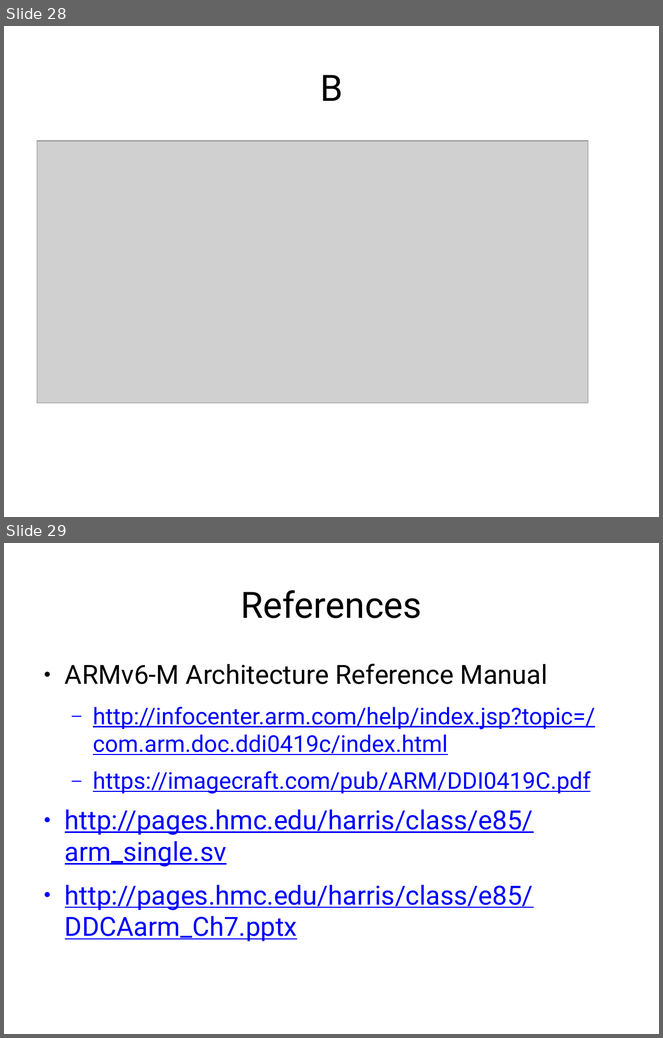
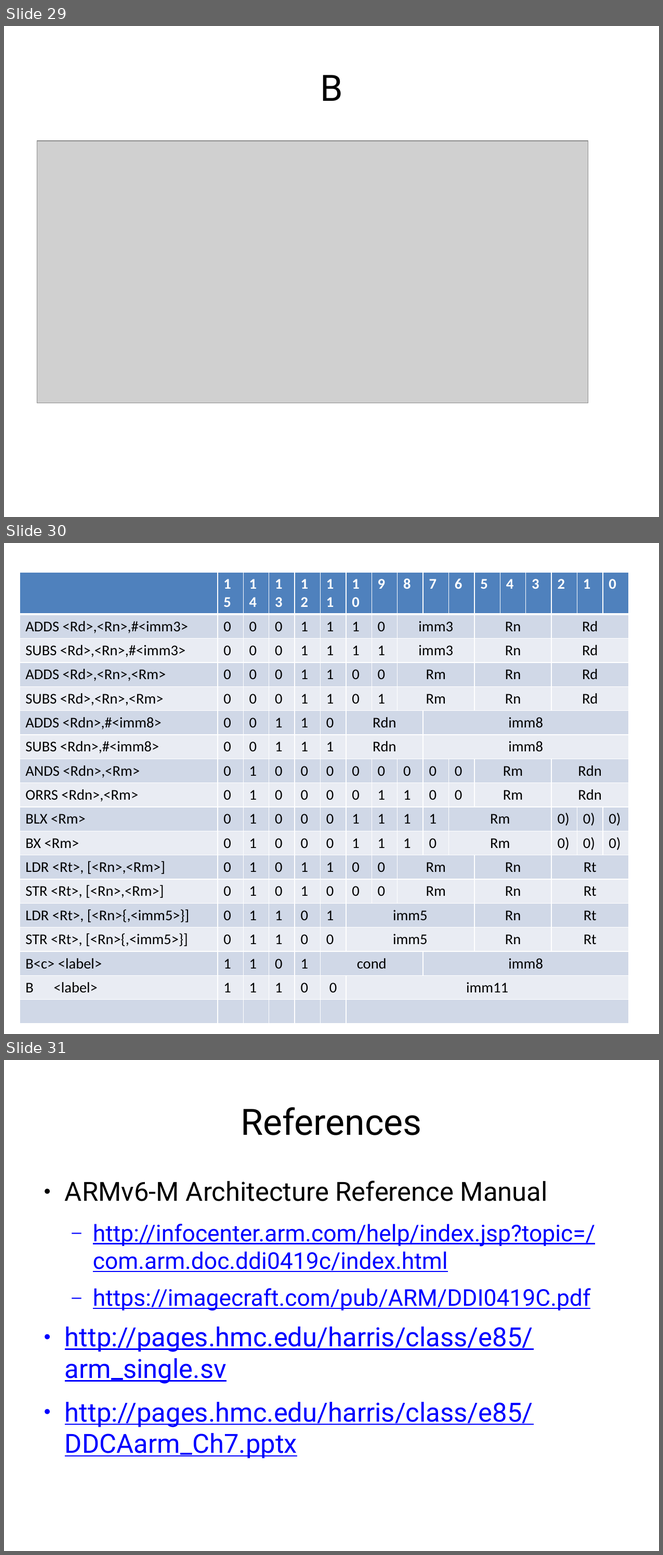
Before and after one commit to jardelufc/RISCME, a slide deck: docs/RISCME..pptx. Shown one above the other, each under a label of ours: slides 28 and 29 before the commit, slides 29, 30 and 31 after it. The pictures are 663x1038 and 663x1555 pixels, drawn with LibreOffice and Linux fonts; fonts in the diff are those of the drawing; grey boxes stand for pictures. Boxes give left, top, right and bottom in pixels: in the first picture for what was removed or moved away, otherwise in the second. Text is boxed around its words. In the diff, an @@ line names an element or a change of style, - is before the commit and + after.

```diff
--- a/docs/RISCME..pptx
+++ b/docs/RISCME..pptx
@@ slide 30 added at [4,543,659,1034], background #FFFFFF @@
@@ table added at [20,572,626,1023], 18 rows, 17 columns @@
+ | 15 | 14 | 13 | 12 | 11 | 10 | 9 | 8 | 7 | 6 | 5 | 4 | 3 | 2 | 1 | 0
+ADDS <Rd>,<Rn>,#<imm3> | 0 | 0 | 0 | 1 | 1 | 1 | 0 | imm3 |  |  | Rn |  |  | Rd |  | 
+SUBS <Rd>,<Rn>,#<imm3> | 0 | 0 | 0 | 1 | 1 | 1 | 1 | imm3 |  |  | Rn |  |  | Rd |  | 
+ADDS <Rd>,<Rn>,<Rm> | 0 | 0 | 0 | 1 | 1 | 0 | 0 | Rm |  |  | Rn |  |  | Rd |  | 
+SUBS <Rd>,<Rn>,<Rm> | 0 | 0 | 0 | 1 | 1 | 0 | 1 | Rm |  |  | Rn |  |  | Rd |  | 
+ADDS <Rdn>,#<imm8> | 0 | 0 | 1 | 1 | 0 | Rdn |  |  | imm8 |  |  |  |  |  |  | 
+SUBS <Rdn>,#<imm8> | 0 | 0 | 1 | 1 | 1 | Rdn |  |  | imm8 |  |  |  |  |  |  | 
+ANDS <Rdn>,<Rm> | 0 | 1 | 0 | 0 | 0 | 0 | 0 | 0 | 0 | 0 | Rm |  |  | Rdn |  | 
+ORRS <Rdn>,<Rm> | 0 | 1 | 0 | 0 | 0 | 0 | 1 | 1 | 0 | 0 | Rm |  |  | Rdn |  | 
+BLX <Rm> | 0 | 1 | 0 | 0 | 0 | 1 | 1 | 1 | 1 | Rm |  |  |  | 0) | 0) | 0)
+BX <Rm> | 0 | 1 | 0 | 0 | 0 | 1 | 1 | 1 | 0 | Rm |  |  |  | 0) | 0) | 0)
+LDR <Rt>, [<Rn>,<Rm>] | 0 | 1 | 0 | 1 | 1 | 0 | 0 | Rm |  |  | Rn |  |  | Rt |  | 
+STR <Rt>, [<Rn>,<Rm>] | 0 | 1 | 0 | 1 | 0 | 0 | 0 | Rm |  |  | Rn |  |  | Rt |  | 
+LDR <Rt>, [<Rn>{,<imm5>}] | 0 | 1 | 1 | 0 | 1 | imm5 |  |  |  |  | Rn |  |  | Rt |  | 
+STR <Rt>, [<Rn>{,<imm5>}] | 0 | 1 | 1 | 0 | 0 | imm5 |  |  |  |  | Rn |  |  | Rt |  | 
+B<c> <label> | 1 | 1 | 0 | 1 | cond |  |  |  | imm8 |  |  |  |  |  |  | 
+B <label> | 1 | 1 | 1 | 0 | 0 | imm11 |  |  |  |  |  |  |  |  |  | 
+ |  |  |  |  |  |  |  |  |  |  |  |  |  |  |  | 
@@ what was slide 28 is now slide 29 @@
@@ what was slide 29 is now slide 31 @@
```
Also in this commit, not shown: 11 slides changed, 1 other slide added, 3 other files.
